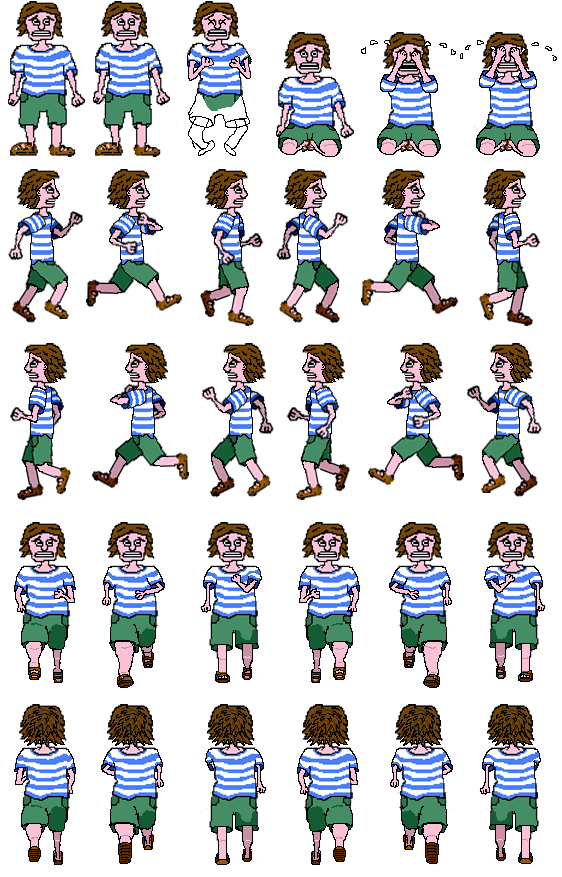
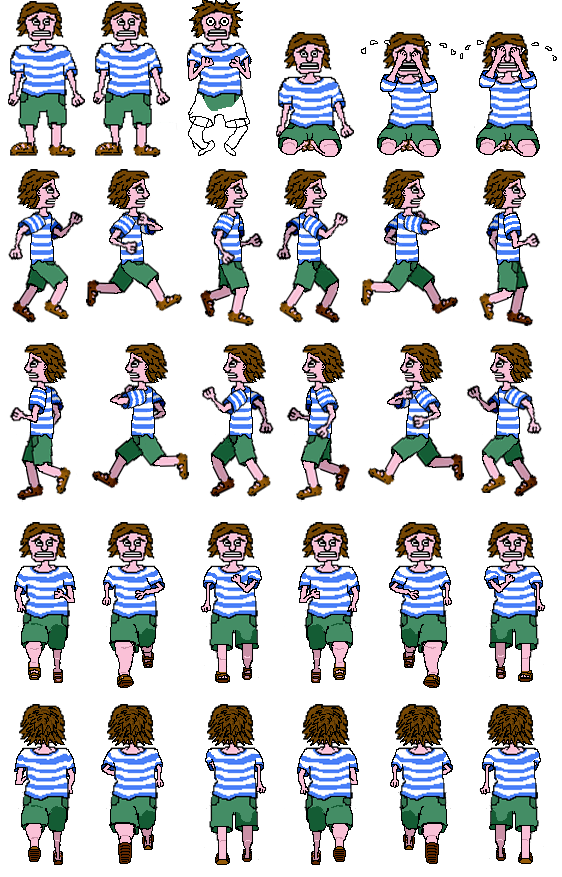
Layer changes from the first 562x877 image to the second:
added layer "Layer 2" above "Layer 1" over [189, 0, 243, 38]
painted on "Layer 1" over [206, 17, 229, 26]
painted on "hurt" over [203, 14, 231, 27]
